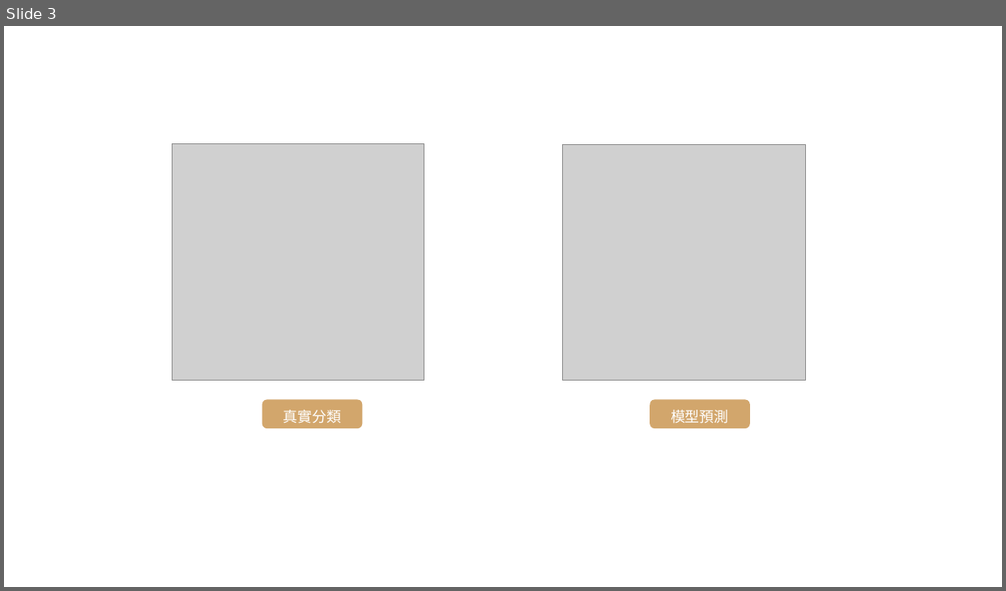
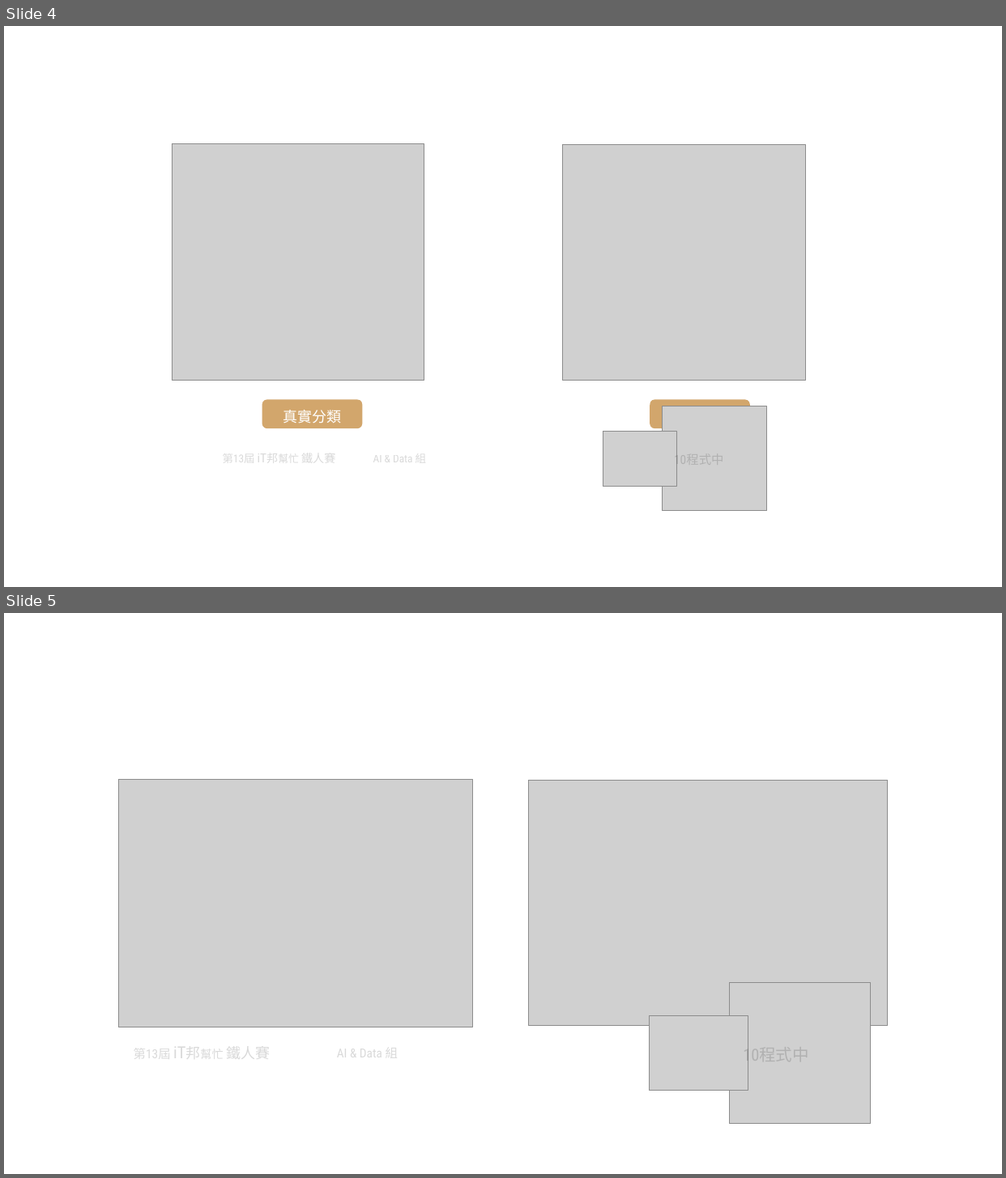
Before and after one commit to andy6804tw/andy6804tw.github.io, a slide deck: _posts/ithome/2021/15.XGBoost/15.XGBoost.pptx. Shown one above the other, each under a label of ours: slide 3 before the commit, slides 4 and 5 after it. The pictures are 1006x591 and 1006x1178 pixels, drawn with LibreOffice and Linux fonts; fonts in the diff are those of the drawing; grey boxes stand for pictures. Boxes give left, top, right and bottom in pixels: in the first picture for what was removed or moved away, otherwise in the second. Text is boxed around its words. In the diff, an @@ line names an element or a change of style, - is before the commit and + after.

```diff
--- a/_posts/ithome/2021/15.XGBoost/15.XGBoost.pptx
+++ b/_posts/ithome/2021/15.XGBoost/15.XGBoost.pptx
@@ slide 5 added at [4,613,1002,1174], background #FFFFFF @@
@@ picture added at [118,780,473,1028] @@
@@ picture added at [529,780,889,1025] @@
@@ group added at [134,983,870,1123]: 3 texts, 2 pictures @@
+第13屆 iT邦幫忙 鐵人賽
+AI & Data 組
+10程式中
@@ what was slide 3 is now slide 4 @@
@@ slide 4 changed as well @@
@@ group added at [223,407,767,511]: 3 texts, 2 pictures @@
+第13屆 iT邦幫忙 鐵人賽
+AI & Data 組
+10程式中
```
Also in this commit, not shown: 2 other slides changed, 1 other slide added, 1 slide removed, 9 other files.
